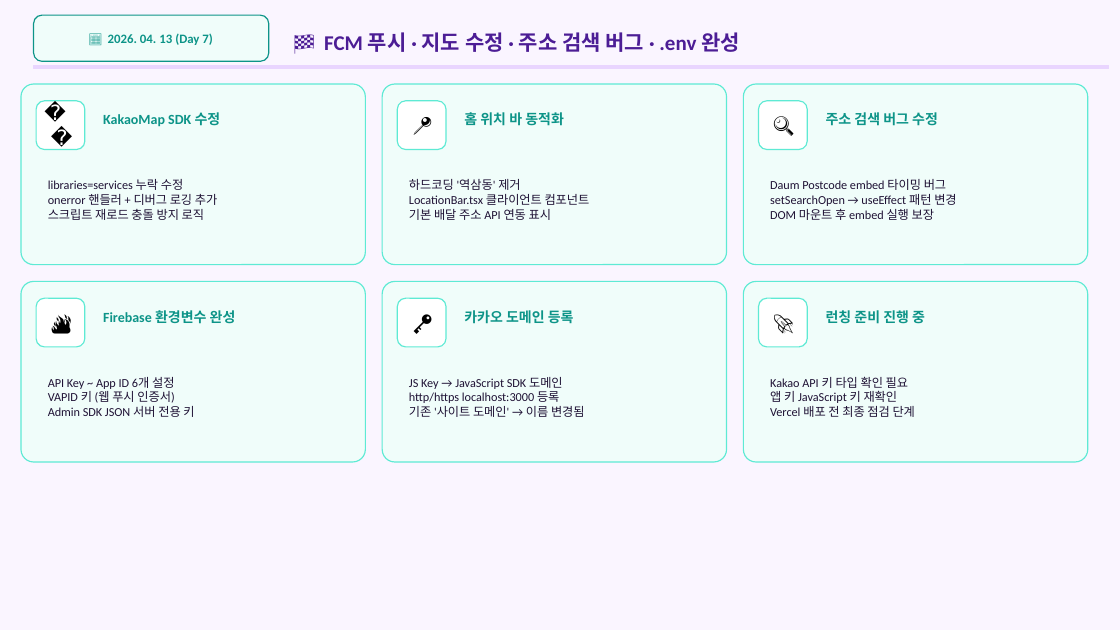
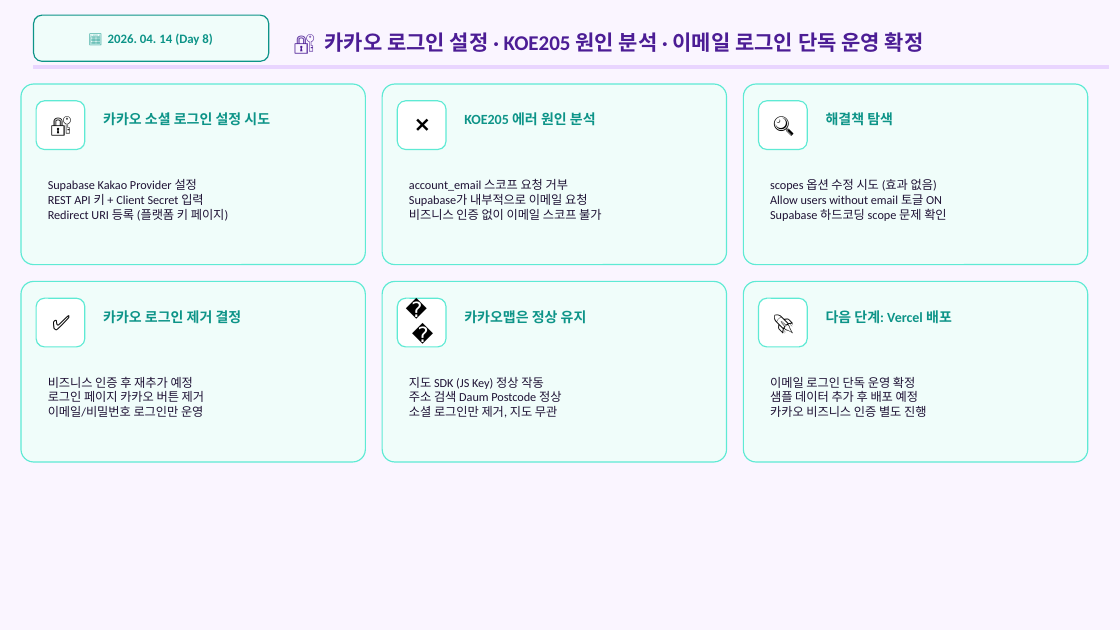
Before and after one commit to skbmh82/PICK-PICK-delivery, a slide deck: slide 9 of PICKPICK_프로젝트현황.pptx. Drawn at 1120x630 pixels with LibreOffice and Linux fonts; fonts in the diff are those of the drawing. Boxes give left, top, right and bottom in pixels: in the first picture for what was removed or moved away, otherwise in the second. Text is boxed around its words. In the diff, an @@ line names an element or a change of style, - is before the commit and + after.

Commit message:
docs: Day 9 슬라이드 추가 — 알림음 TTS 완성·라이더 실시간 알림·주문 플로우 개선

```diff
--- a/PICKPICK_프로젝트현황.pptx
+++ b/PICKPICK_프로젝트현황.pptx
@@ text at [108, 33, 212, 45]: text changed @@
-📅 2026. 04. 13 (Day 7)
+📅 2026. 04. 14 (Day 8)
@@ text at [324, 32, 924, 52]: text changed @@
-🏁 FCM 푸시 · 지도 수정 · 주소 검색 버그 · .env 완성
+🔐 카카오 로그인 설정 · KOE205 원인 분석 · 이메일 로그인 단독 운영 확정
@@ text at [36, 99, 87, 150]: text changed @@
-🗺️
+🔐
@@ text at [103, 112, 270, 126]: text changed @@
-KakaoMap SDK 수정
+카카오 소셜 로그인 설정 시도
@@ text at [397, 99, 448, 150]: text changed @@
-📍
+❌
@@ text at [464, 112, 596, 126]: text changed @@
-홈 위치 바 동적화
+KOE205 에러 원인 분석
@@ text at [826, 112, 893, 126]: text changed @@
-주소 검색 버그 수정
+해결책 탐색
@@ text at [48, 179, 228, 221]: text changed @@
-libraries=services 누락 수정
-onerror 핸들러 + 디버그 로깅 추가
-스크립트 재로드 충돌 방지 로직
+Supabase Kakao Provider 설정
+REST API 키 + Client Secret 입력
+Redirect URI 등록 (플랫폼 키 페이지)
@@ text at [409, 179, 601, 220]: text changed @@
-하드코딩 '역삼동' 제거
-LocationBar.tsx 클라이언트 컴포넌트
-기본 배달 주소 API 연동 표시
+account_email 스코프 요청 거부
+Supabase가 내부적으로 이메일 요청
+비즈니스 인증 없이 이메일 스코프 불가
@@ text at [770, 179, 946, 221]: text changed @@
-Daum Postcode embed 타이밍 버그
-setSearchOpen → useEffect 패턴 변경
-DOM 마운트 후 embed 실행 보장
+scopes 옵션 수정 시도 (효과 없음)
+Allow users without email 토글 ON
+Supabase 하드코딩 scope 문제 확인
@@ text at [36, 297, 87, 347]: text changed @@
-🔥
+✅
@@ text at [397, 297, 448, 347]: text changed @@
-🔑
+🗺️
@@ text at [103, 310, 242, 324]: text changed @@
-Firebase 환경변수 완성
+카카오 로그인 제거 결정
@@ text at [464, 310, 587, 324]: text changed @@
-카카오 도메인 등록
+카카오맵은 정상 유지
@@ text at [826, 310, 952, 324]: text changed @@
-런칭 준비 진행 중
+다음 단계: Vercel 배포
@@ text at [48, 377, 204, 417]: text changed @@
-API Key ~ App ID 6개 설정
-VAPID 키 (웹 푸시 인증서)
-Admin SDK JSON 서버 전용 키
+비즈니스 인증 후 재추가 예정
+로그인 페이지 카카오 버튼 제거
+이메일/비밀번호 로그인만 운영
@@ text at [409, 377, 561, 418]: text changed @@
-JS Key → JavaScript SDK 도메인
-http/https localhost:3000 등록
-기존 '사이트 도메인' → 이름 변경됨
+지도 SDK (JS Key) 정상 작동
+주소 검색 Daum Postcode 정상
+소셜 로그인만 제거, 지도 무관
@@ text at [770, 377, 926, 417]: text changed @@
-Kakao API 키 타입 확인 필요
-앱 키 JavaScript 키 재확인
-Vercel 배포 전 최종 점검 단계
+이메일 로그인 단독 운영 확정
+샘플 데이터 추가 후 배포 예정
+카카오 비즈니스 인증 별도 진행
```
Also in this commit, not shown: 5 other slides changed, 1 slide added, 1 other file.
